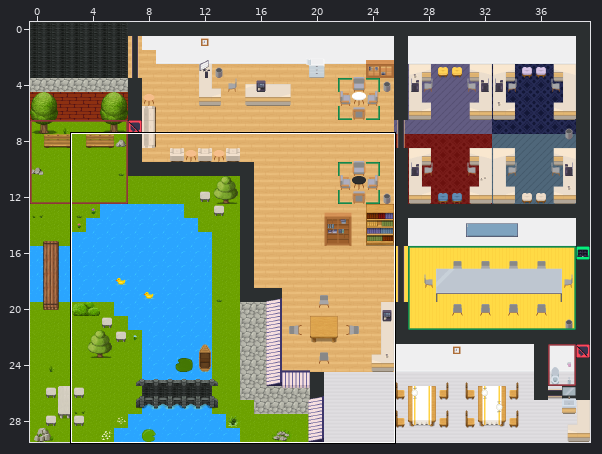
Two versions of a level (Tiled map, aos-office.tmx). The picture above shows the old version from afar; the outline marks the close-up.
Close-up. Old version:
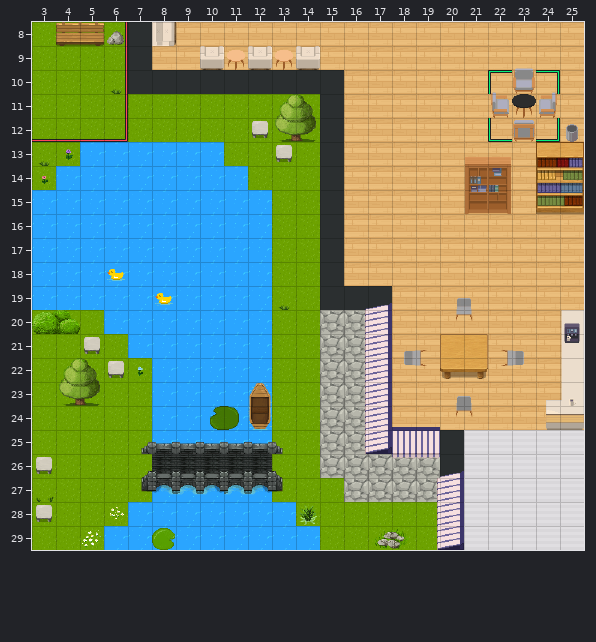
Cells are 32x32 px. Shown: x 3..25, y 8..29.
Once edited:
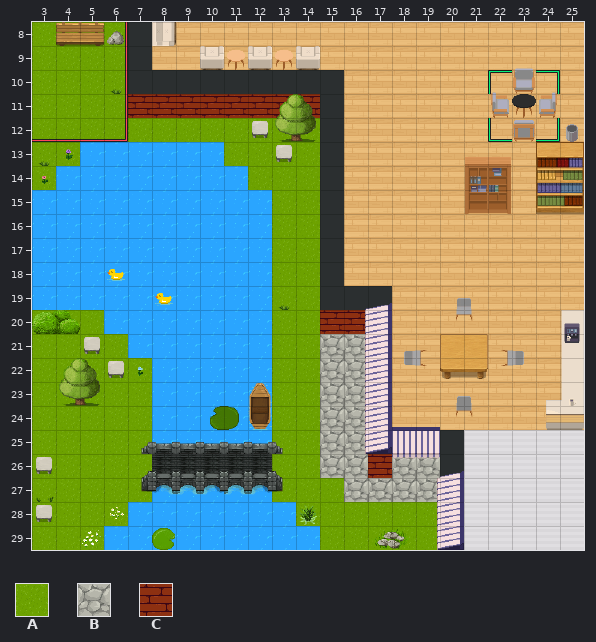
Key: from "WA_Exterior": A 626, B 650; from "WA_Room_Builder": C 285.
_ is an empty cell, . an unchanged one.
The edit:
--- layer "floor"
@@ x 7..14 @@
-11 AAAAAAAA
+11 CCCCCCCC
@@ x 15..16 @@
-20 BB
+20 CC
@@ x 17..17 @@
-26 B
+26 C
